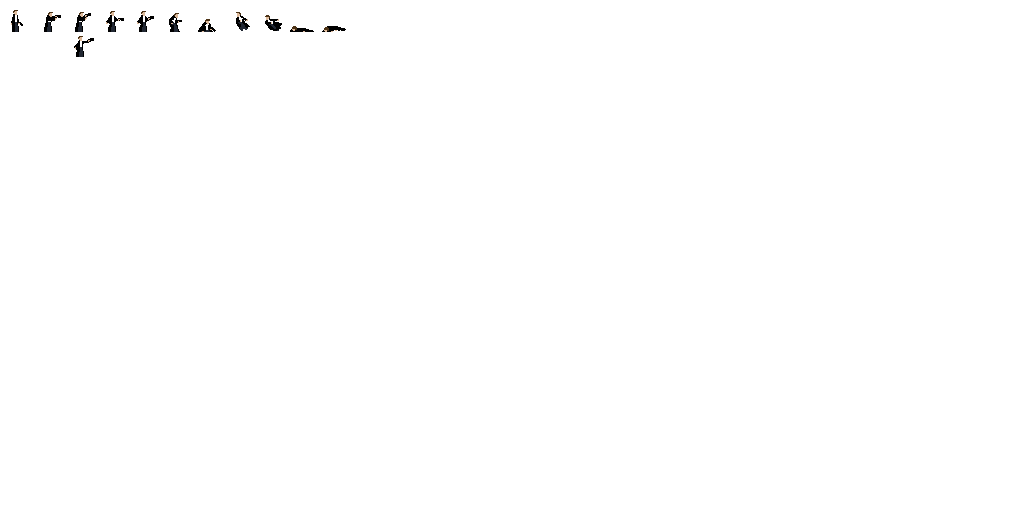
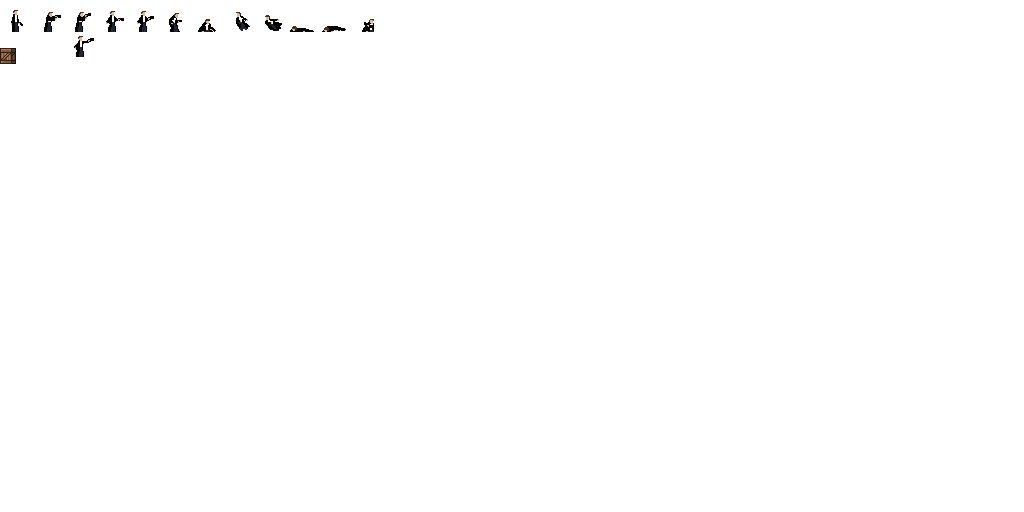
Layers edited between the first and the second 1024×512 image:
painted on "tiles" over [left=0, top=19, right=374, bottom=64]
